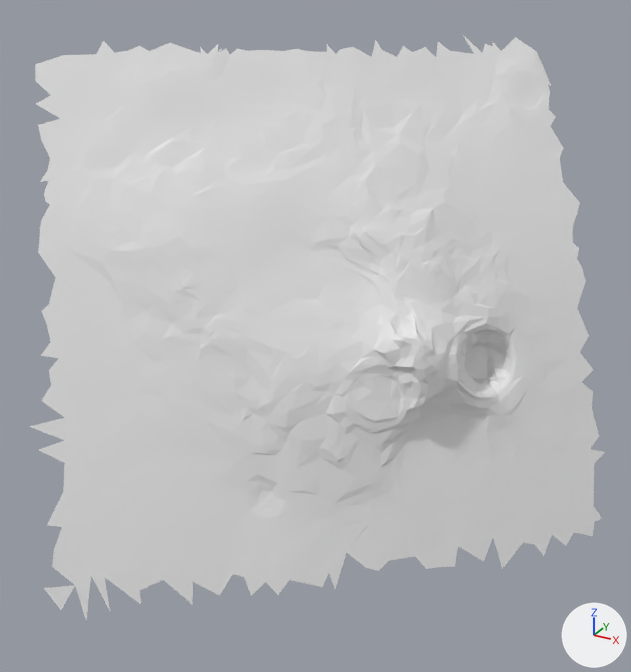
Renders of the glTF model moon small_tiles/tile_113.glb from each side of a commit.
Both versions are drawn from a 50 mm camera at (20.15, -26.95, 15.25) aimed at (16.43, -20.18, 11.86). The lights are fixed; the arrows at lower right show +X, +Y and +Z. The older version comes first. Vertices at exactly the same position are counted once.

In view in the first picture: 't113'.
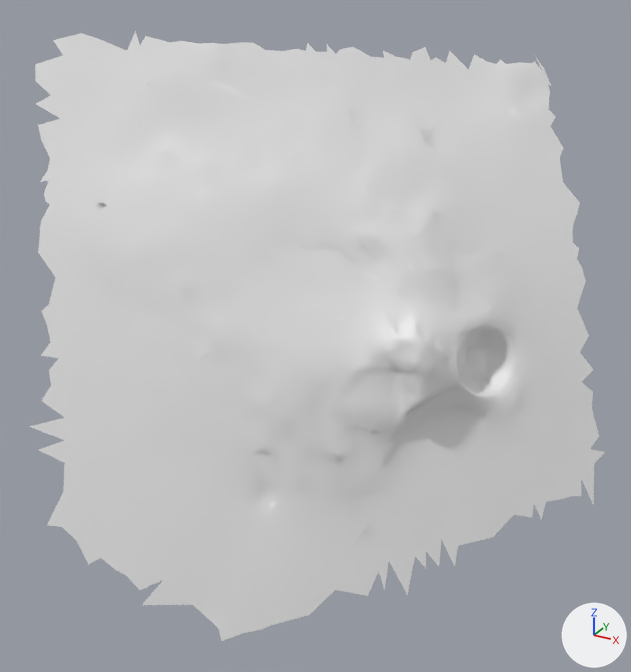
Pixel boxes (x1, y1, x2, y2) of what changed, in the pictures (631 x 672 px):
't113', reshaped: before (29, 34, 605, 621); after (29, 31, 605, 641)
part 1 of me_t113, reshaped: before (372, 34, 544, 70); after (53, 31, 316, 55)
part 2 of me_t113, reshaped: before (44, 479, 602, 621); after (142, 553, 415, 641)

What the commit changed:
me_t113 is used by ob_t113; location (0.0, 0.0, 0.0).
me_t113 had 2235 vertices, 4307 faces and spanned x 13.79..19.15, y -22.53..-17.7, z 9.6..14.5.
me_t113 now has 2215 vertices, 4274 faces and spans x 13.79..19.05, y -22.33..-17.75, z 9.35..14.57.
Part 1, on me_t113:
20 vertices are removed from x 16.32..17.64, y -18.76..-17.7, z 14.25..14.5.
43 faces are deleted.
13 vertices are added at x 13.86..15.81, y -20.59..-19.21, z 14.43..14.57.
28 new faces join them.
Part 2, on me_t113:
28 vertices are removed from x 14.89..19.15, y -22.53..-19.14, z 9.6..10.25.
52 faces are deleted.
15 vertices are added at x 16.29..17.7, y -21.81..-20.65, z 9.35..9.73.
34 new faces join them.
